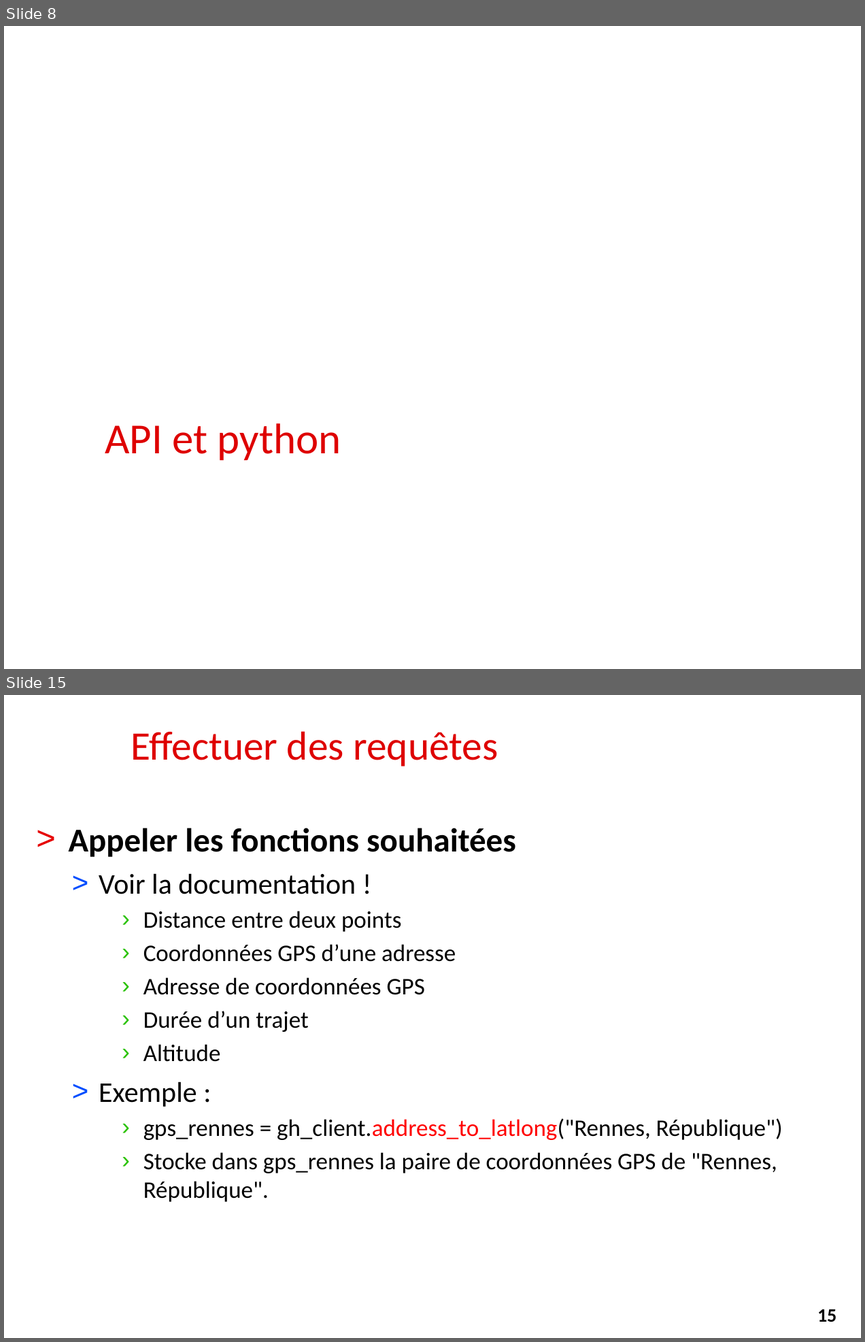
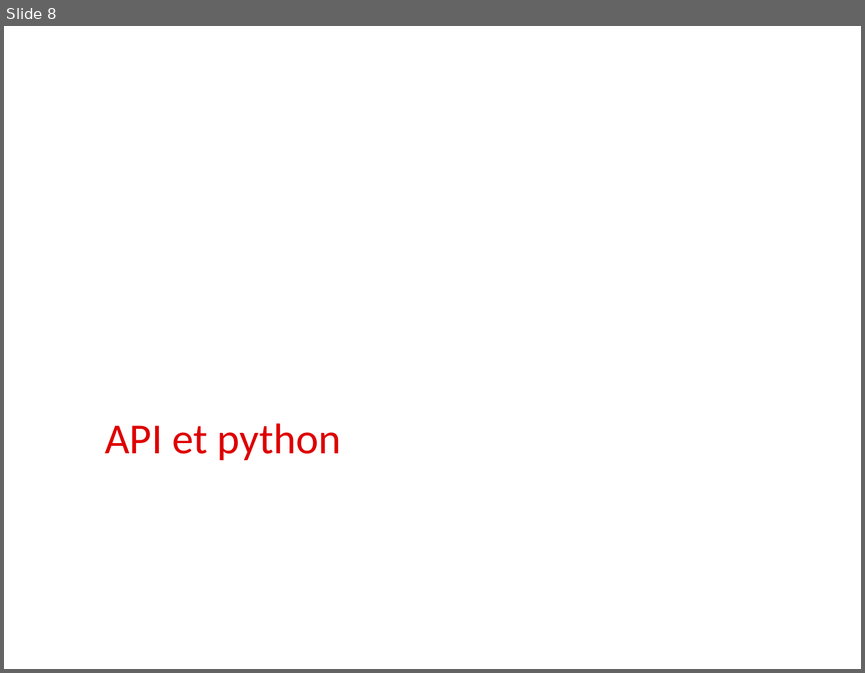
Before and after one commit to alemaitr/python_opendata_l2, a slide deck: cours3.pptx. Shown one above the other, each under a label of ours: slides 8 and 15 before the commit, slide 8 after it; the slides between them are not shown. The pictures are 865x1342 and 865x673 pixels, drawn with LibreOffice and Linux fonts; fonts in the diff are those of the drawing; background and template pictures are left out. Boxes give left, top, right and bottom in pixels: in the first picture for what was removed or moved away, otherwise in the second. Text is boxed around its words. In the diff, an @@ line names an element or a change of style, - is before the commit and + after.

```diff
--- a/cours3.pptx
+++ b/cours3.pptx
@@ slide 15 removed at (x1=4, y1=695, x2=861, y2=1338), background #FFFFFF @@
@@ title removed at (x1=130, y1=731, x2=498, y2=766) @@
-Effectuer des requêtes
@@ text removed at (x1=69, y1=828, x2=783, y2=1202) @@
-> Appeler les fonctions souhaitées
-  > Voir la documentation !
-    › Distance entre deux points
-    › Coordonnées GPS d’une adresse
-    › Adresse de coordonnées GPS
-    › Durée d’un trajet
-    › Altitude
-  > Exemple :
-    › gps_rennes = gh_client.address_to_latlong("Rennes, République")
-    › Stocke dans gps_rennes la paire de coordonnées GPS de "Rennes, République".
@@ page number removed at (x1=800, y1=1297, x2=854, y2=1331) @@
-15
```
Also in this commit, not shown: 4 slides changed, 4 slides added, 5 other slides removed, 1 other file.
